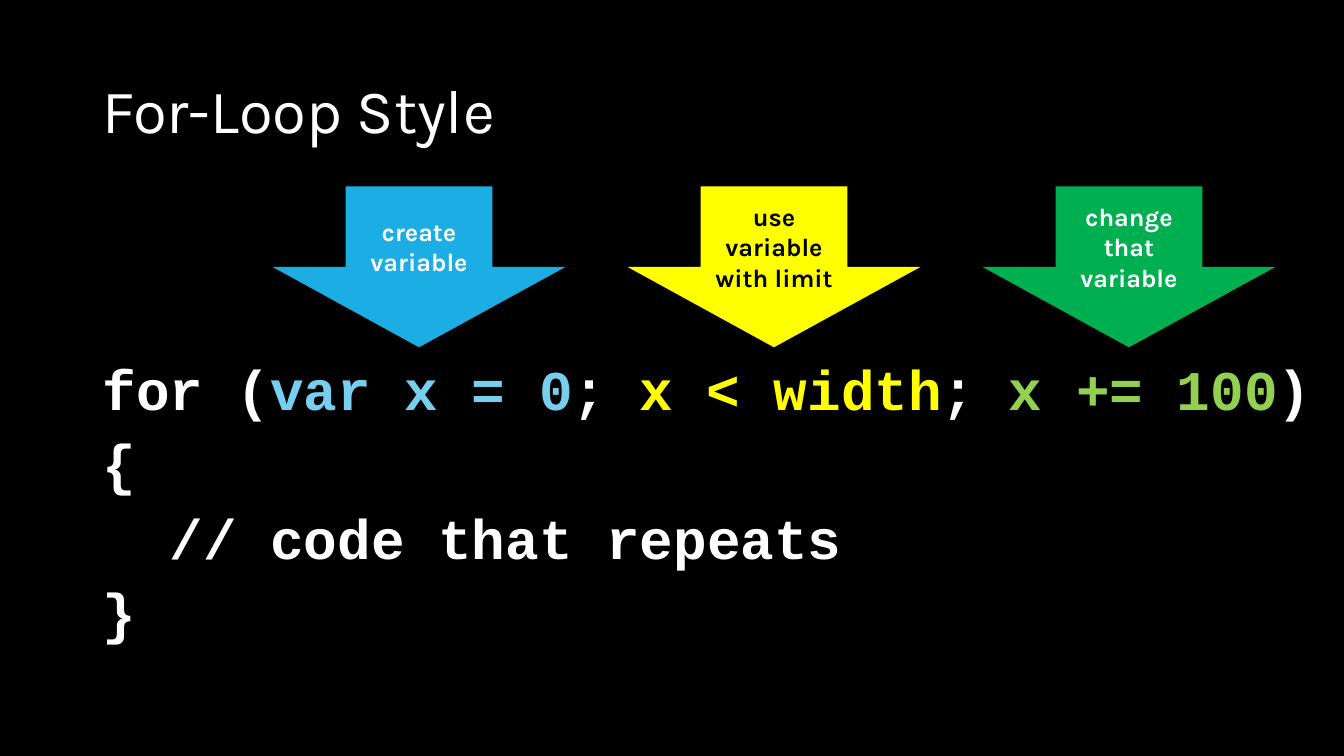
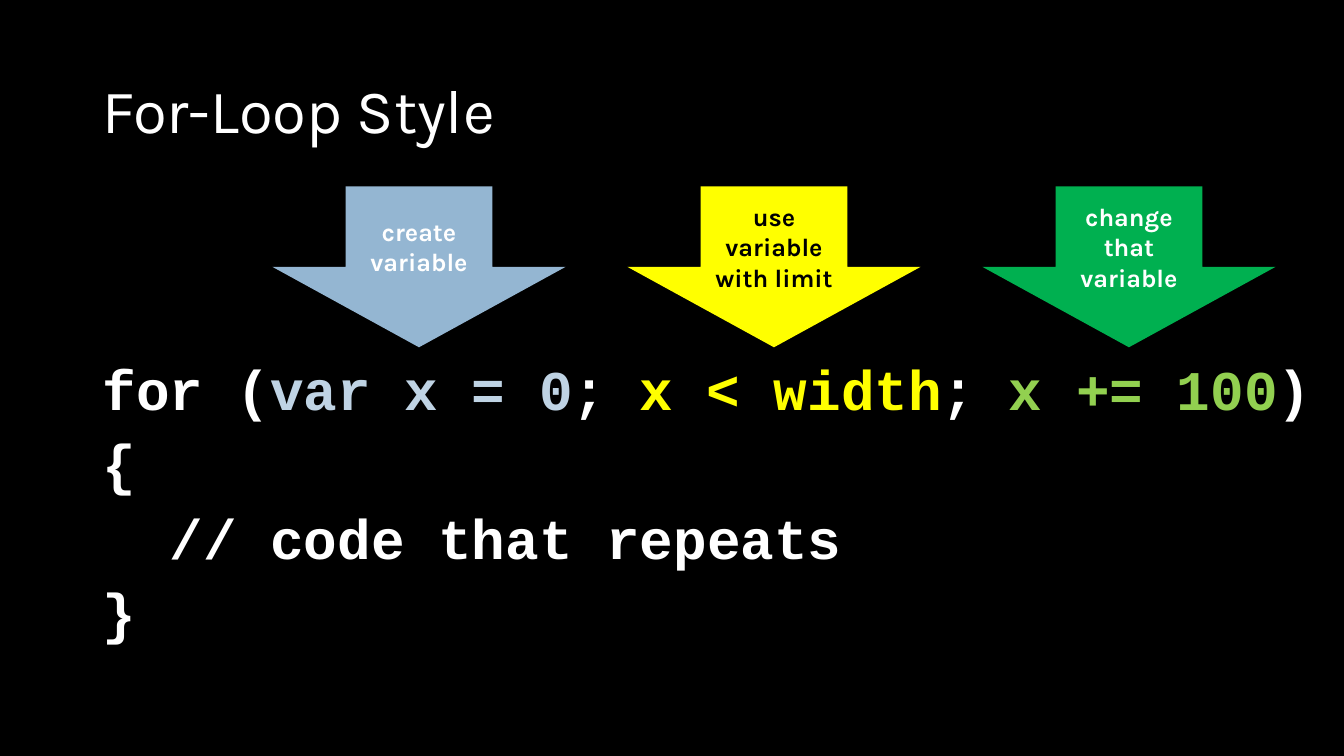
Before and after one commit to crhallberg/IMM120, a slide deck: slide 9 of Presentations/Loops - Oct 30.pptx. Drawn at 1344x756 pixels with LibreOffice and Linux fonts; fonts in the diff are those of the drawing. Boxes give left, top, right and bottom in pixels: in the first picture for what was removed or moved away, otherwise in the second. Text is boxed around its words. In the diff, an @@ line names an element or a change of style, - is before the commit and + after.

```diff
--- a/Presentations/Loops - Oct 30.pptx
+++ b/Presentations/Loops - Oct 30.pptx
@@ down arrow "create variable" at box(272, 187, 566, 348): fill #1CADE4 to #94B6D2 @@
@@ text at box(102, 370, 1311, 422): text colour #77CEEF to #BFD3E4 in "(var x = 0;" @@
```
Also in this commit, not shown: 3 other slides changed, 2 slides added, 6 other files.
